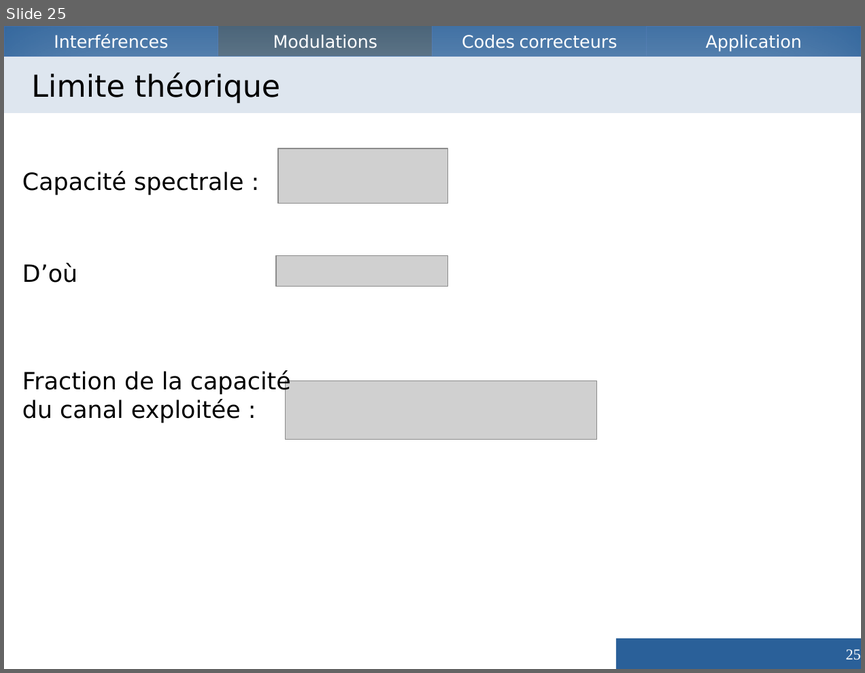
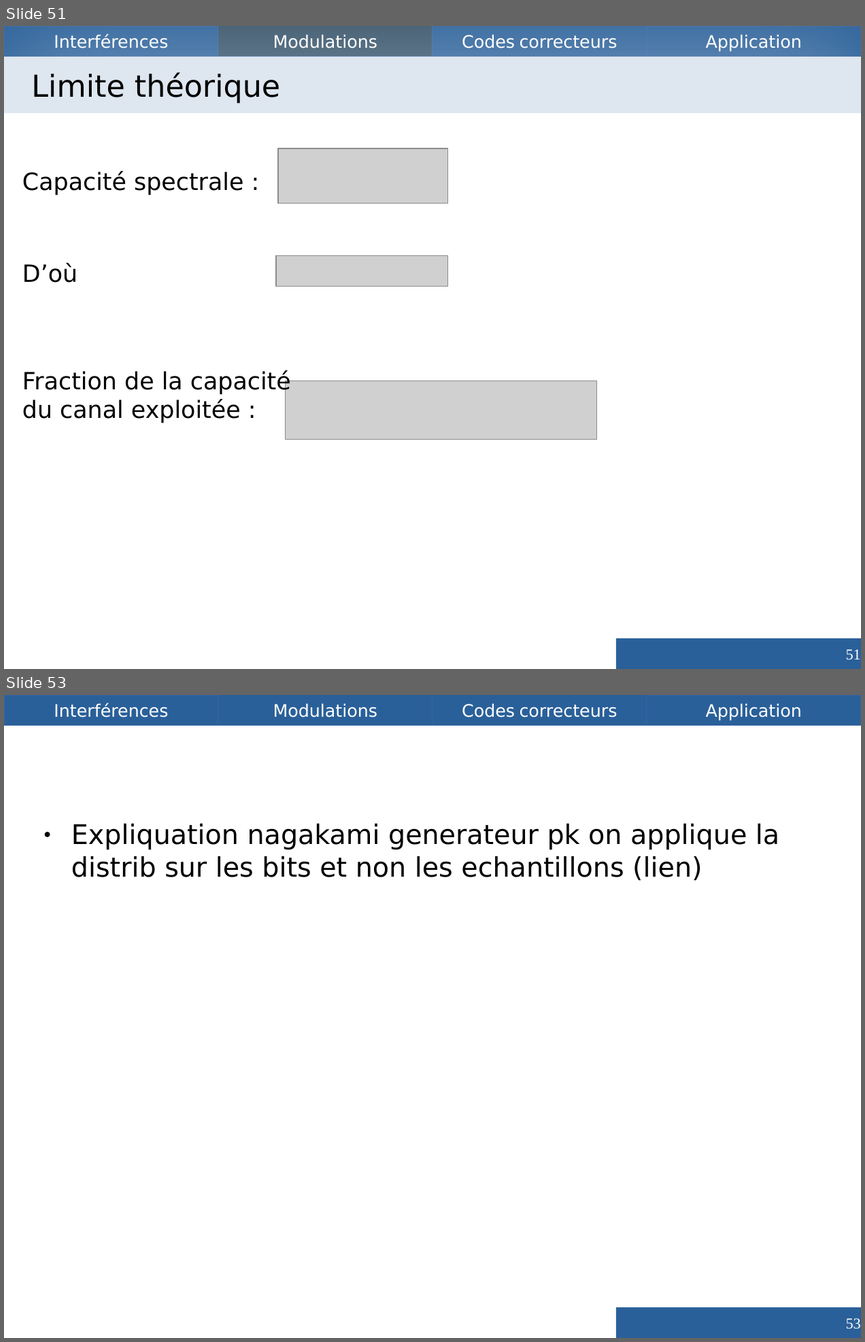
Before and after one commit to Vzrod/tipe, a slide deck: TIPE.odp. Shown one above the other, each under a label of ours: slide 25 before the commit, slides 51 and 53 after it; the slides between them are not shown. The pictures are 865x673 and 865x1342 pixels, drawn with LibreOffice and Linux fonts; fonts in the diff are those of the drawing; grey boxes stand for pictures. Boxes give left, top, right and bottom in pixels: in the first picture for what was removed or moved away, otherwise in the second. Text is boxed around its words. In the diff, an @@ line names an element or a change of style, - is before the commit and + after.

```diff
--- a/TIPE.odp
+++ b/TIPE.odp
@@ slide 53 added at [4, 695, 861, 1338], background #FFFFFF; not listed: 3 template elements that a slide beside it also shows @@
@@ rectangle added at [219, 695, 433, 726], fill #2A6099, outline #3465A4 0 pt, 16 pt, text #FFFFFF @@
+Modulations
@@ text added at [71, 824, 779, 881], 25 pt, text #000000 @@
+● Expliquation nagakami generateur pk on applique la distrib sur les bits et non les echantillons (lien)
@@ page number added at [616, 1307, 861, 1337], fill #2A6099, 14 pt, text #FFFFFF @@
+53
@@ what was slide 25 is now slide 51 @@
@@ page number at [846, 649, 861, 660]: text changed @@
-25
+51
```
Also in this commit, not shown: 7 slides changed, 1 other slide added, 2 slides removed, 1 other file.
